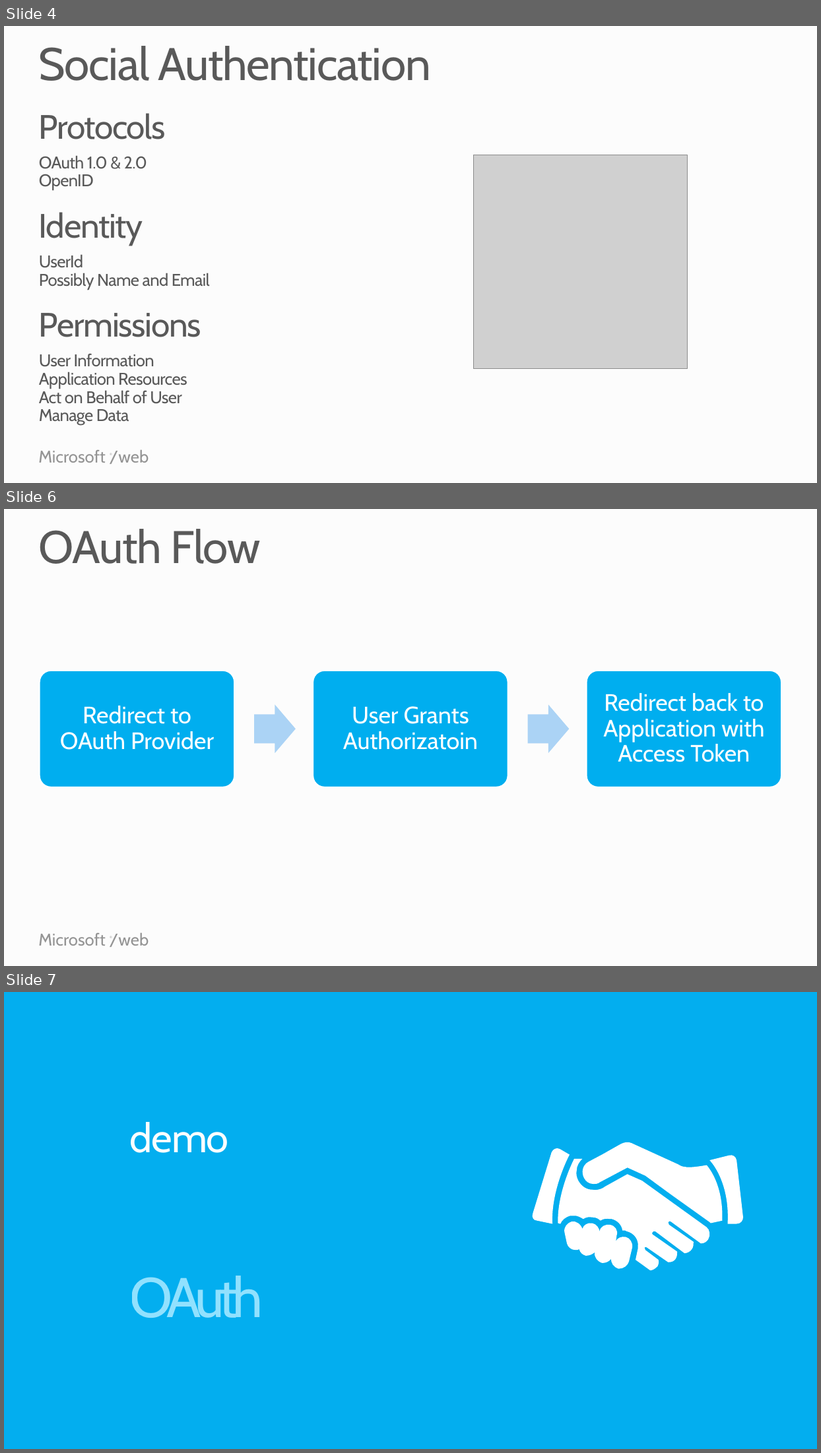
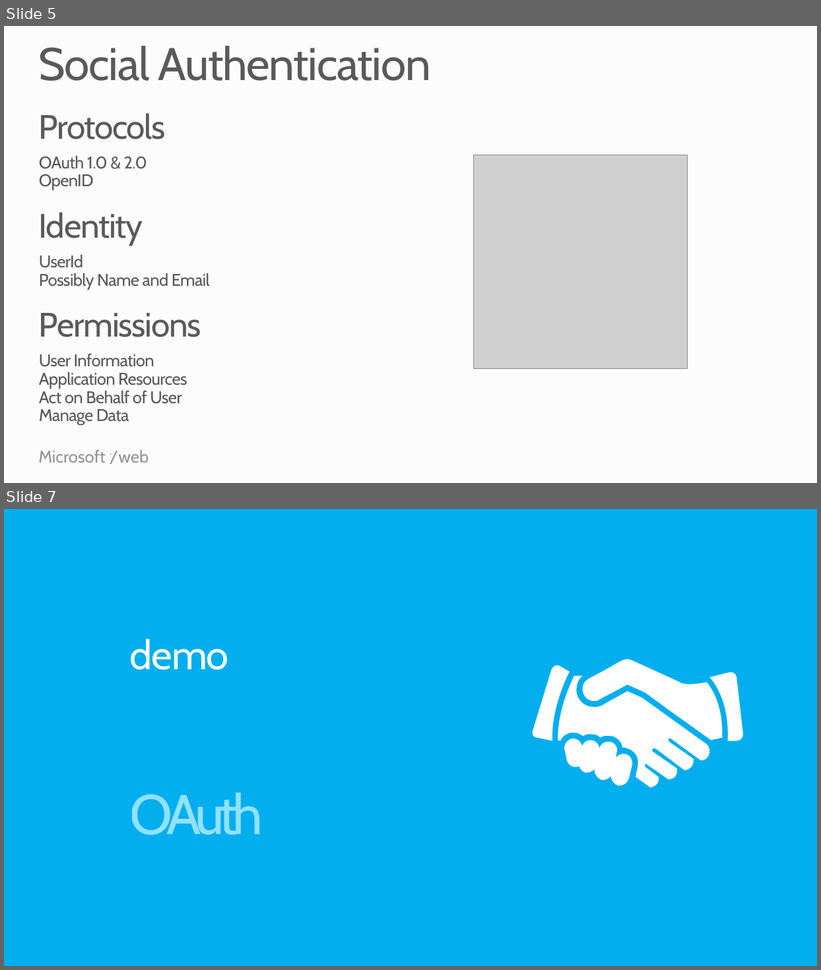
Before and after one commit to Microsoft-Web/PRESENTATION-BuildingSocialWebApps, a slide deck: BuildingAndLeveragingSocialServices.pptx. Shown one above the other, each under a label of ours: slides 4, 6 and 7 before the commit, slides 5 and 7 after it; the slides between them are not shown. The pictures are 821x1453 and 821x970 pixels, drawn with LibreOffice and Linux fonts; fonts in the diff are those of the drawing; grey boxes stand for pictures. Boxes give left, top, right and bottom in pixels: in the first picture for what was removed or moved away, otherwise in the second. Text is boxed around its words. In the diff, an @@ line names an element or a change of style, - is before the commit and + after.

```diff
--- a/BuildingAndLeveragingSocialServices.pptx
+++ b/BuildingAndLeveragingSocialServices.pptx
@@ slide 6 removed at bbox=[4, 509, 817, 966], background #FCFCFC; not listed: 2 template elements that a slide beside it also shows @@
@@ title removed at bbox=[38, 529, 260, 564] @@
-OAuth Flow
@@ group removed at bbox=[40, 671, 781, 788]: 3 rounded rectangles, 3 texts, 2 right arrows @@
-Redirect to OAuth Provider
-User Grants Authorizatoin
-Redirect back to Application with Access Token
@@ what was slide 4 is now slide 5 @@
```
Also in this commit, not shown: 3 slides changed, 2 slides added.
